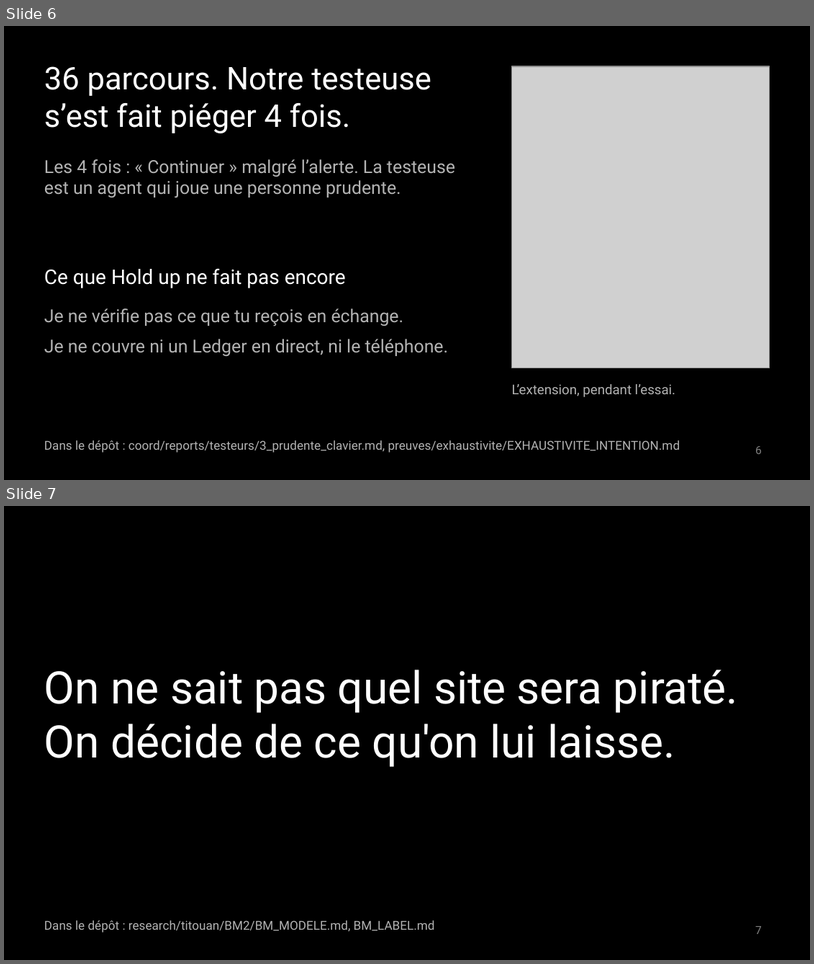
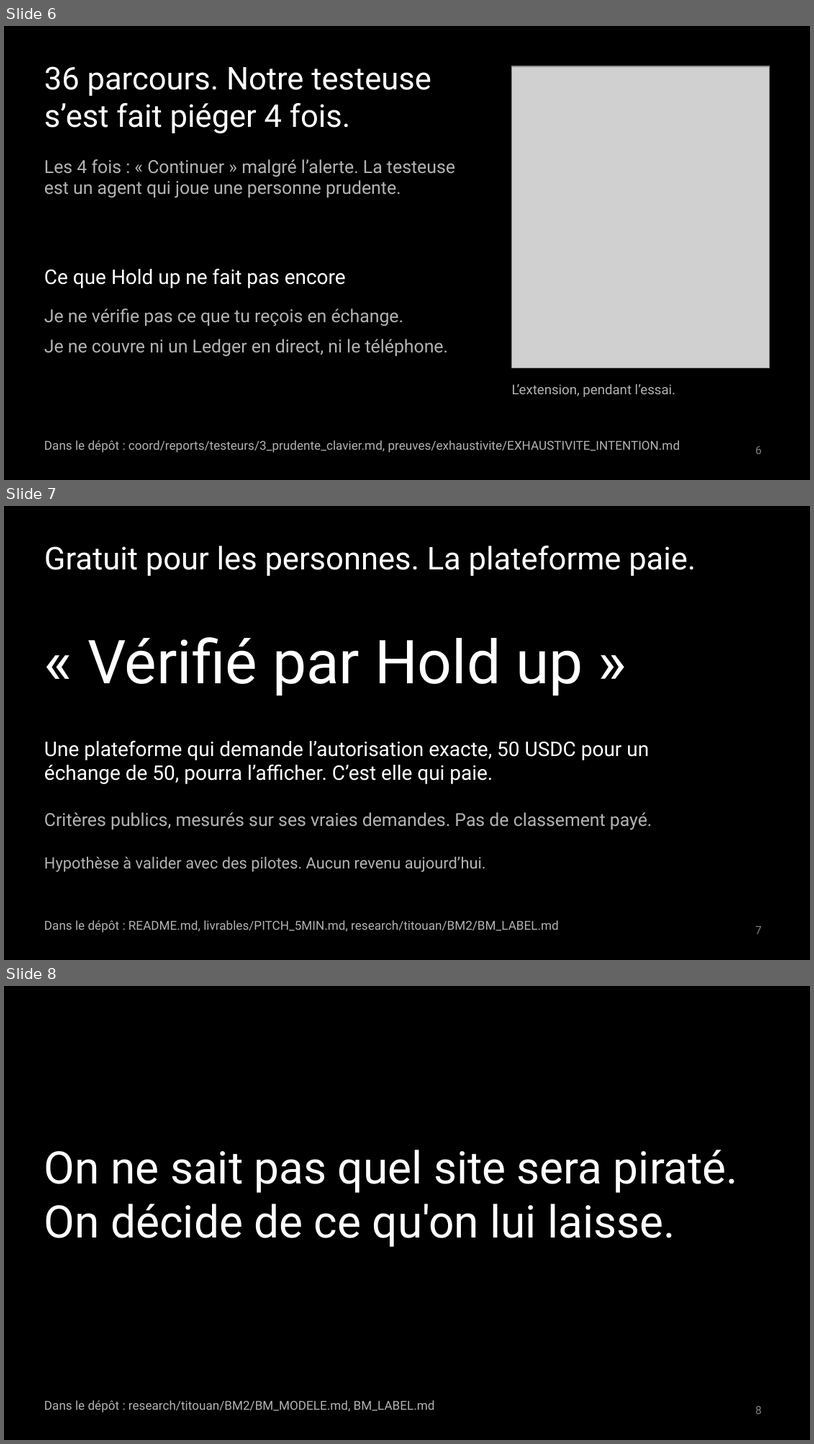
Before and after one commit to adembnn/secure-horizon, a slide deck: livrables/deck/holdup.pptx. Shown one above the other, each under a label of ours: slides 6 and 7 before the commit, slides 6, 7 and 8 after it. The pictures are 814x964 and 814x1444 pixels, drawn with LibreOffice and Linux fonts; fonts in the diff are those of the drawing; grey boxes stand for pictures. Boxes give left, top, right and bottom in pixels: in the first picture for what was removed or moved away, otherwise in the second. Text is boxed around its words. In the diff, an @@ line names an element or a change of style, - is before the commit and + after.

```diff
--- a/livrables/deck/holdup.pptx
+++ b/livrables/deck/holdup.pptx
@@ slide 7 added at bbox=[4, 506, 810, 960], background #000000 @@
@@ text added at bbox=[44, 546, 696, 576], 28 pt, text #FFFFFF @@
+Gratuit pour les personnes. La plateforme paie.
@@ text added at bbox=[88, 637, 583, 695], 54 pt, text #FFFFFF @@
+« Vérifié par Hold up »
@@ text added at bbox=[44, 740, 649, 784], 18 pt, text #FFFFFF @@
+Une plateforme qui demande l’autorisation exacte, 50 USDC pour un échange de 50, pourra l’afficher. C’est elle qui paie.
@@ text added at bbox=[44, 812, 653, 830], 16 pt, text #B3B3B3 @@
+Critères publics, mesurés sur ses vraies demandes. Pas de classement payé.
@@ text added at bbox=[44, 856, 486, 872], 14 pt, text #B3B3B3 @@
+Hypothèse à valider avec des pilotes. Aucun revenu aujourd’hui.
@@ text added at bbox=[44, 920, 559, 932], 11 pt, text #B3B3B3 @@
+Dans le dépôt : README.md, livrables/PITCH_5MIN.md, research/titouan/BM2/BM_LABEL.md
@@ page number added at bbox=[756, 926, 762, 934], 10 pt, text #808080 @@
+7
@@ what was slide 7 is now slide 8 @@
@@ page number at bbox=[756, 1406, 762, 1414]: text changed @@
-7
+8
```
Also in this commit, not shown: 4 other files.
